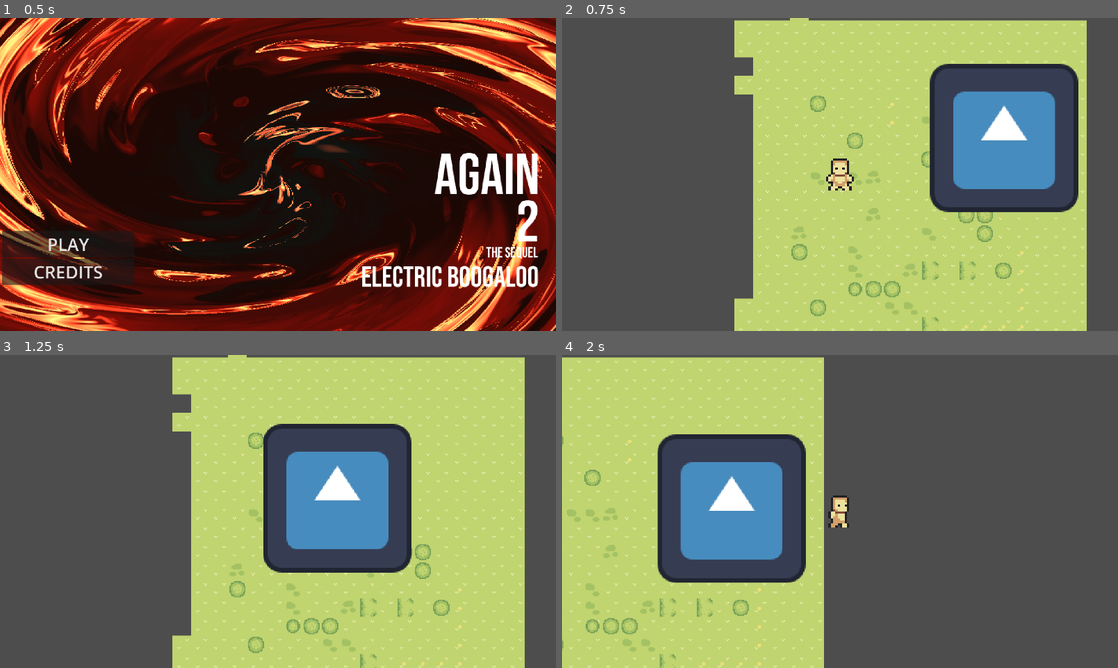
Above: before the commit, frames 1-4 (two rows, left to right).
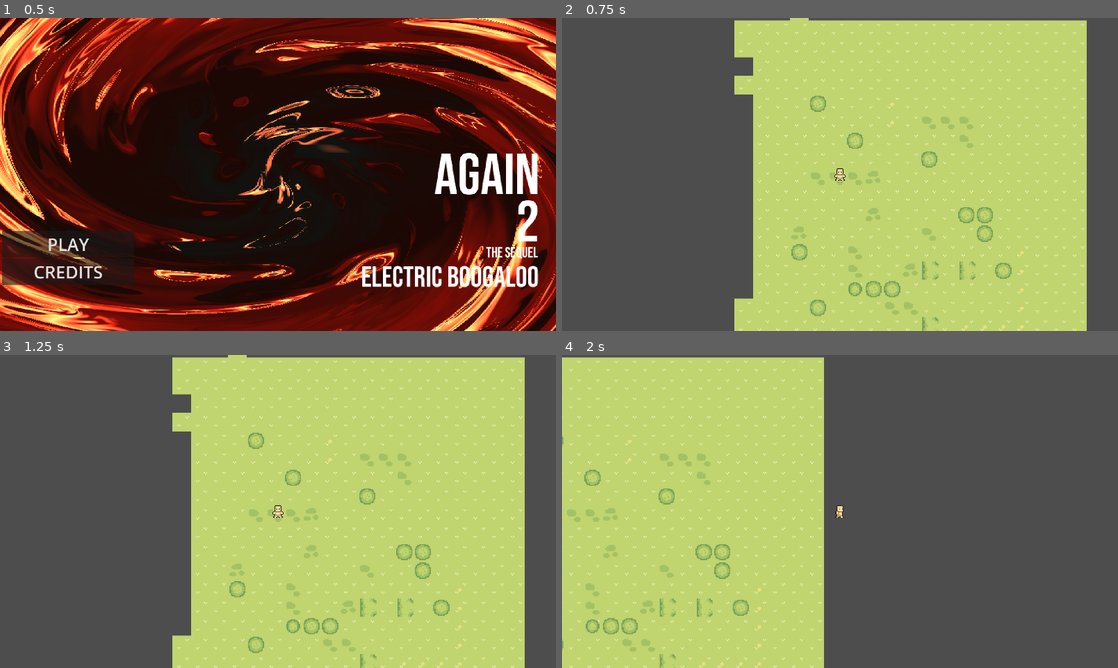
Above: after the commit, the same moments.

Repository: senhas-rgb/gmtk-2025
Game: Godot game, scene res://Scen/menu.tscn
Two runs of this game, one before a commit and one after it. Both use one fixed random seed, a clock stepped at 60 frames per second and the inputs below. The engine's default icon, where the game draws it, is replaced by a stand-in: a white triangle on a blue panel in a dark square.
Inputs:
- Up to frame 1 (0.5 s): no input
- Up to frame 2 (0.75 s): click "PLAY" at 0.5 s
- Up to frame 3 (1.25 s): no input
- Up to frame 4 (2 s): hold D (right) from 1.28 s (still down); tap X (dash) at 1.35 s

Frame 1 is identical in both runs. In frame 2, 13% of the frame differs, in the area x 47-93%, y 14-62%; in frame 3, 13%; in frame 4, 13%, in the area x 17-52%, y 25-73%.

Commit message:
grid go igudfbguyaskdygaskcas

Diff:
--- a/timelooped/Characters/player.gd
+++ b/timelooped/Characters/player.gd
@@ -7,11 +7,14 @@
 @onready var music_player = $"../AudioStreamPlayer"
 @onready var sfx = $"../sfx"
 
+const TILE_SIZE = 32
+var last_grid_position: Vector2i
+
+
 var w_key := true
 var a_key := true
 var s_key := true
 var d_key := true
-
 # Dash
 var is_dashing = false
 var dash_time := 0.2
@@ -24,8 +27,12 @@
 	await get_tree().create_timer(dash_cooldown).timeout
 	can_dash = true
 
+func gridinator_inator() -> Vector2i:
+	return Vector2i(floor(position.x / TILE_SIZE), floor(position.y / TILE_SIZE))
+
 
 func _ready():
+	last_grid_position = gridinator_inator()
 	music_player.stream.loop = true
 	var music = preload("res://Art/background.ogg") as AudioStreamOggVorbis
 	music.loop = true
@@ -33,6 +40,10 @@
 	music_player.play()
 
 func _physics_process(delta):
+	var current_grid = gridinator_inator()
+	if current_grid != last_grid_position:
+		print("nove grid", current_grid)
+		last_grid_position = current_grid
 	var direction = Vector2.ZERO
 
 	if Input.is_action_pressed("right") and d_key:
--- a/timelooped/Levels/game_level.tscn
+++ b/timelooped/Levels/game_level.tscn
@@ -86,6 +86,7 @@
 [node name="Player" parent="." instance=ExtResource("1_up8ek")]
 unique_name_in_owner = true
 position = Vector2(75, 37)
+scale = Vector2(0.4, 0.4)
 
 [node name="RemoteTransform2D" type="RemoteTransform2D" parent="Player"]
 remote_path = NodePath("../../Camera2D")
@@ -107,8 +108,10 @@
 
 [node name="Camera2D" type="Camera2D" parent="."]
 position = Vector2(75, 37)
+scale = Vector2(0.4, 0.4)
 
 [node name="Enemy" parent="." instance=ExtResource("4_wownj")]
+visible = false
 position = Vector2(264, -5)
 
 [node name="sfx" type="AudioStreamPlayer" parent="."]
--- a/timelooped/project.godot
+++ b/timelooped/project.godot
@@ -10,7 +10,7 @@
 
 [application]
 
-config/name="TimeLooped"
+config/name="again 2 electric boogaloo"
 run/main_scene="uid://cwfa3rmeaqdhy"
 config/features=PackedStringArray("4.4", "Forward Plus")
 config/icon="res://icon.svg"
